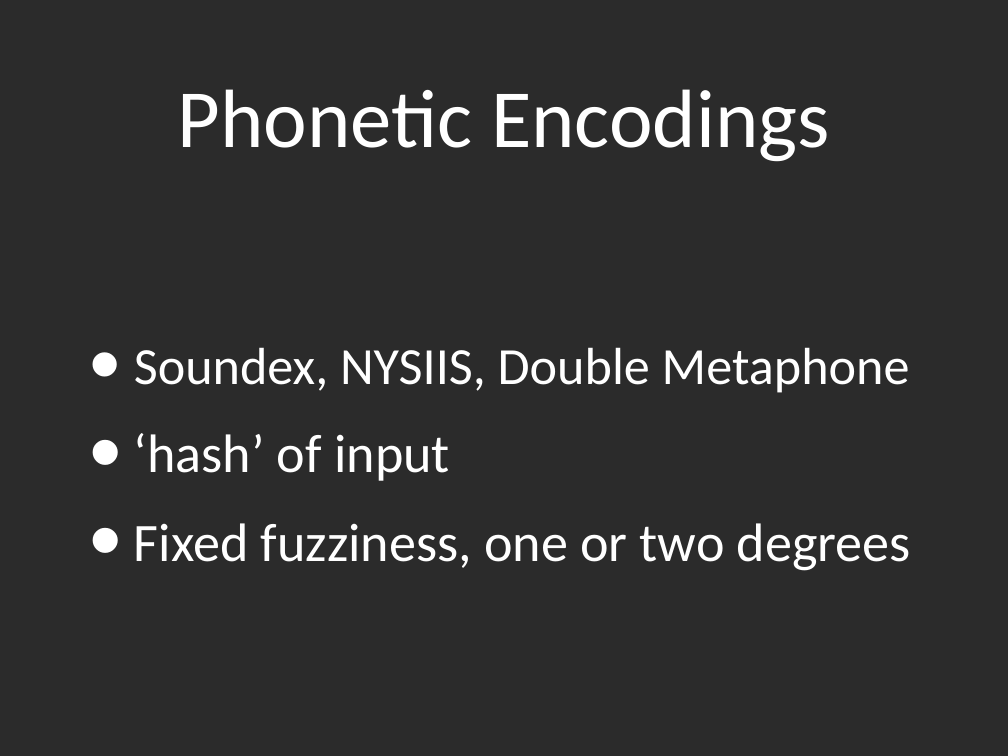
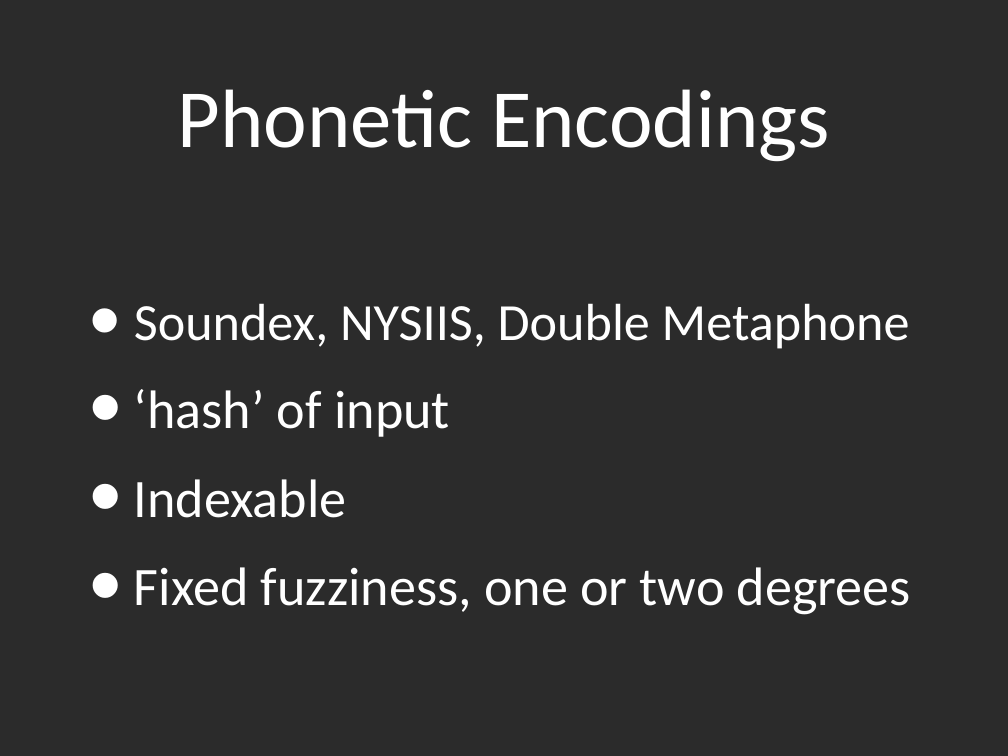
Before and after one commit to kyleburton/fuzzy-string, a slide deck: slide 11 of fuzzy-matching.ppt (slide 10 before the commit). Drawn at 1008x756 pixels with LibreOffice and Linux fonts; fonts in the diff are those of the drawing; background and template pictures are left out; a plain dark background stands for a picture behind light text. Boxes give left, top, right and bottom in pixels: in the first picture for what was removed or moved away, otherwise in the second. Text is boxed around its words. In the diff, an @@ line names an element or a change of style, - is before the commit and + after.

```diff
--- a/fuzzy-matching.ppt
+++ b/fuzzy-matching.ppt
@@ text at box(134, 479, 347, 518): paragraph added @@
+• Indexable
```
Also in this commit, not shown: 35 other slides changed, 7 slides added, 2 slides removed, 3 other files.
